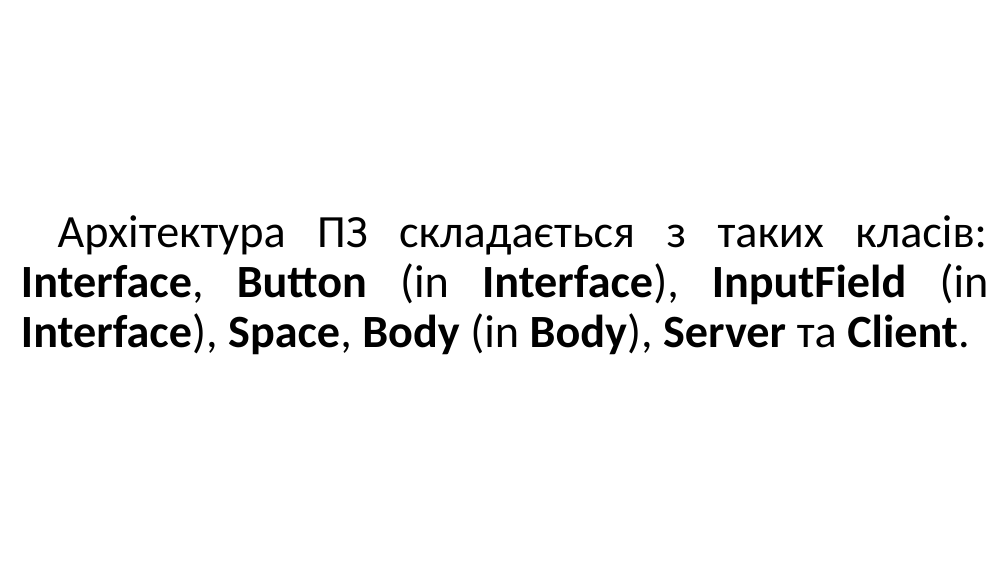
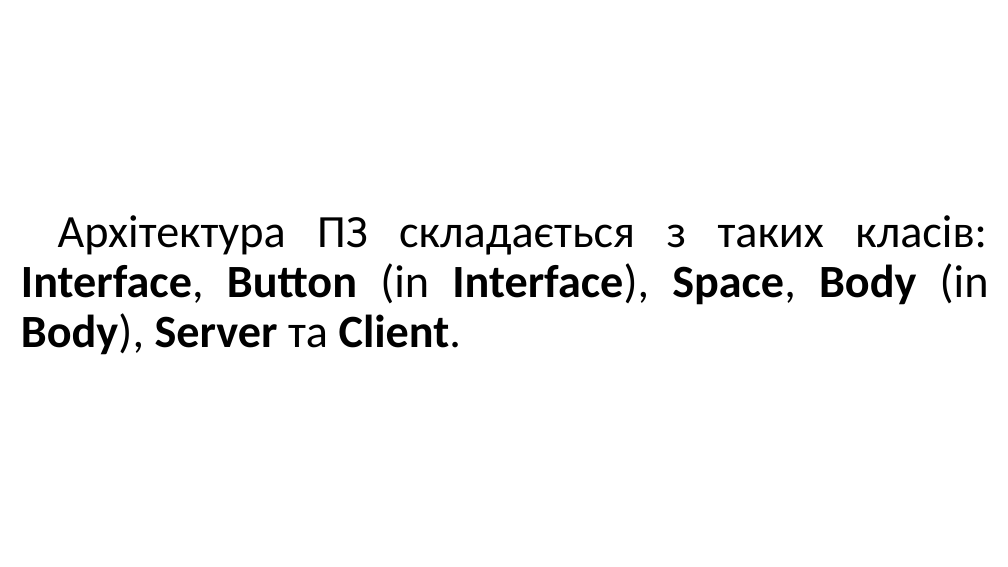
Before and after one commit to maldenol/spacepioneers, a slide deck: slide 6 of МАНУ2020.pptx. Drawn at 1008x567 pixels with LibreOffice and Linux fonts; fonts in the diff are those of the drawing; background and template pictures are left out. Boxes give left, top, right and bottom in pixels: in the first picture for what was removed or moved away, otherwise in the second. Text is boxed around its words. In the diff, an @@ line names an element or a change of style, - is before the commit and + after.

```diff
--- a/МАНУ2020.pptx
+++ b/МАНУ2020.pptx
@@ title at <box>21,215,989,355</box>: text changed; bold off @@
-Архітектура ПЗ складається з таких класів: Interface, Button (in Interface), InputField (in Interface), Space, Body (in Body), Server та Client.
+Архітектура ПЗ складається з таких класів: Interface, Button (in Interface), Space, Body (in Body), Server та Client.
```
Also in this commit, not shown: 1 other slide changed, 1 other file.
